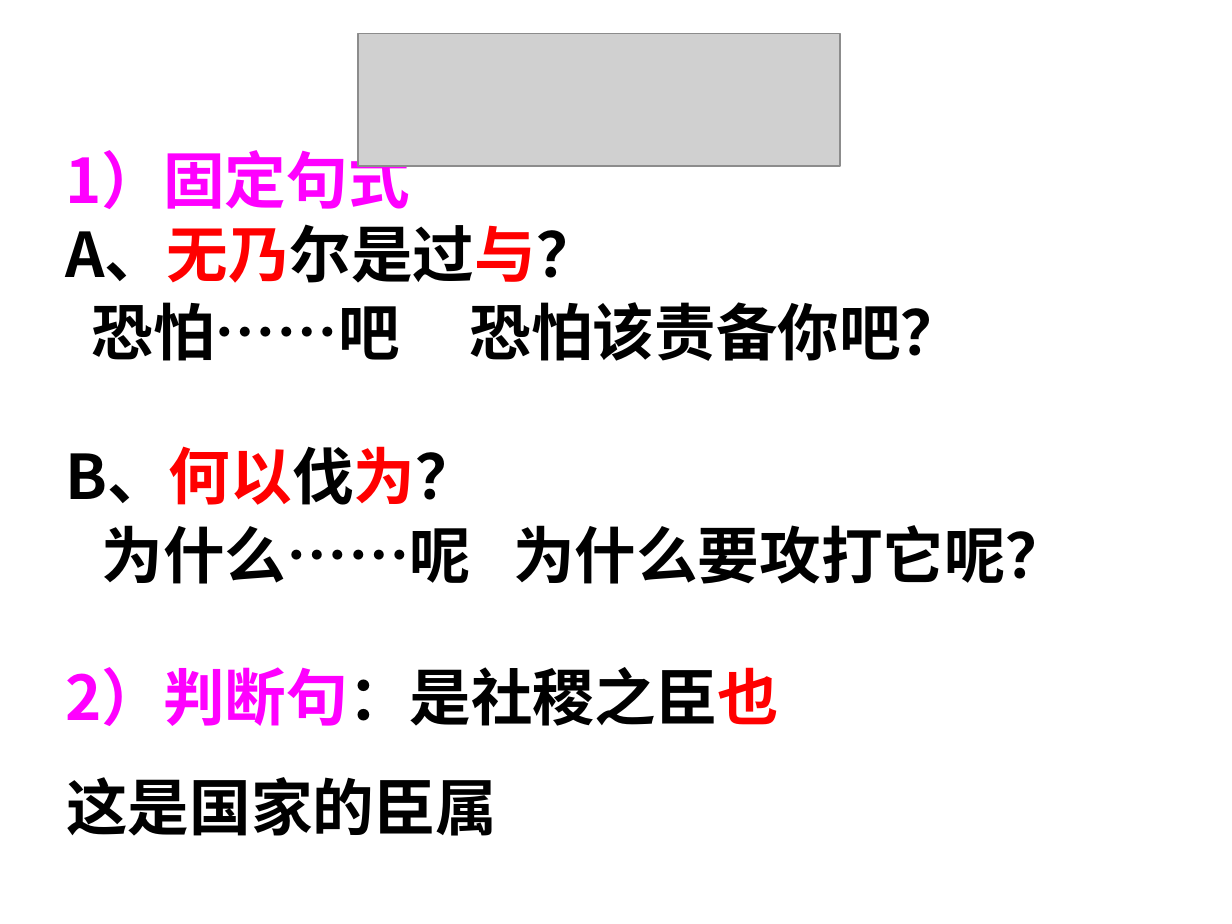
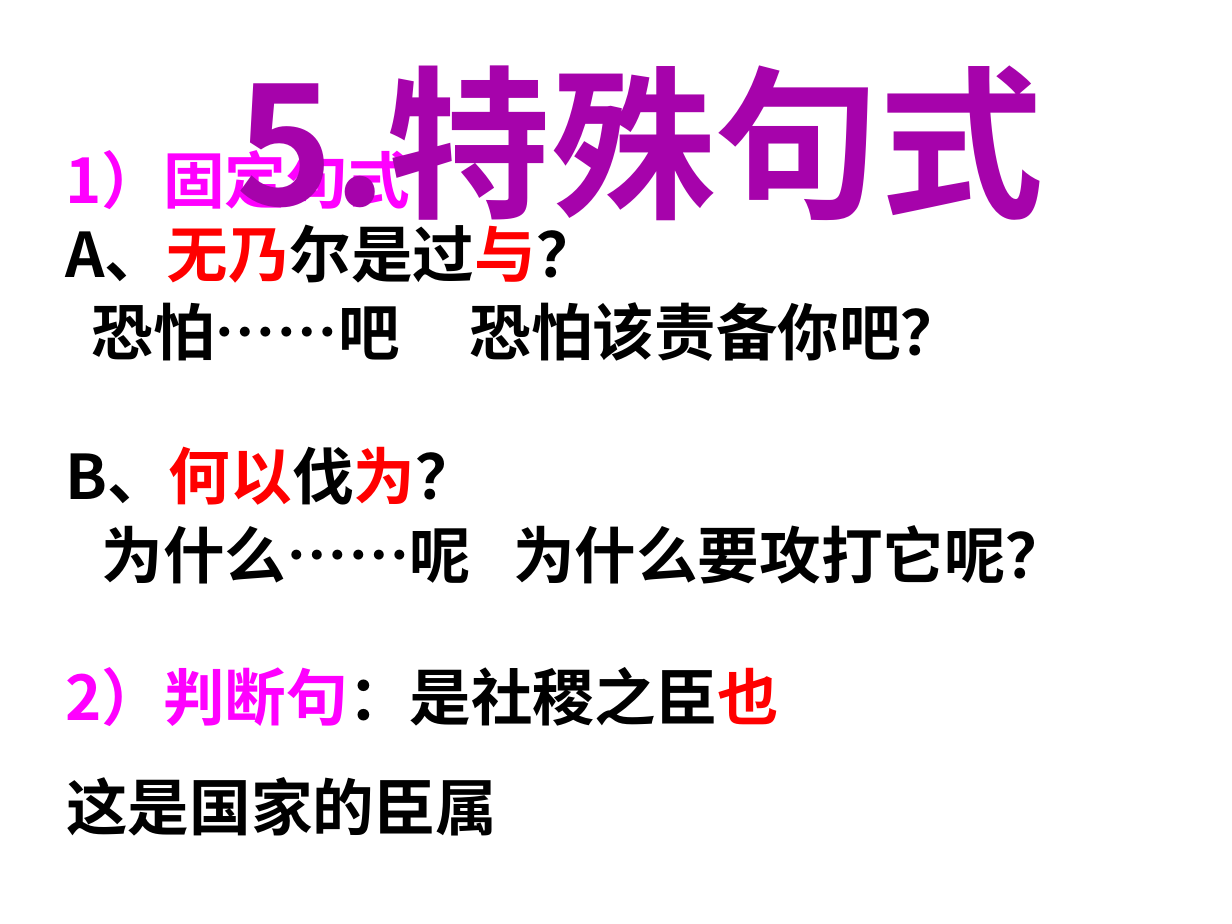
Before and after one commit to CCCxshen/ZhuanShengBen, a slide deck: slide 25 of Chinese/季氏将伐颛臾/《季氏将伐颛臾》课件.ppt. Drawn at 1232x924 pixels with LibreOffice and Linux fonts; fonts in the diff are those of the drawing; grey boxes stand for pictures; background and template pictures are left out. Boxes give left, top, right and bottom in pixels: in the first picture for what was removed or moved away, otherwise in the second. Text is boxed around its words. In the diff, an @@ line names an element or a change of style, - is before the commit and + after.

```diff
--- a/Chinese/季氏将伐颛臾/《季氏将伐颛臾》课件.ppt
+++ b/Chinese/季氏将伐颛臾/《季氏将伐颛臾》课件.ppt
@@ picture removed at box(359, 33, 840, 165) @@
@@ text added at box(236, 65, 1044, 246), 96 pt, text #A603AB, bold @@
+5.特殊句式
```
Also in this commit, not shown: 8 other slides changed, 2 other files.
